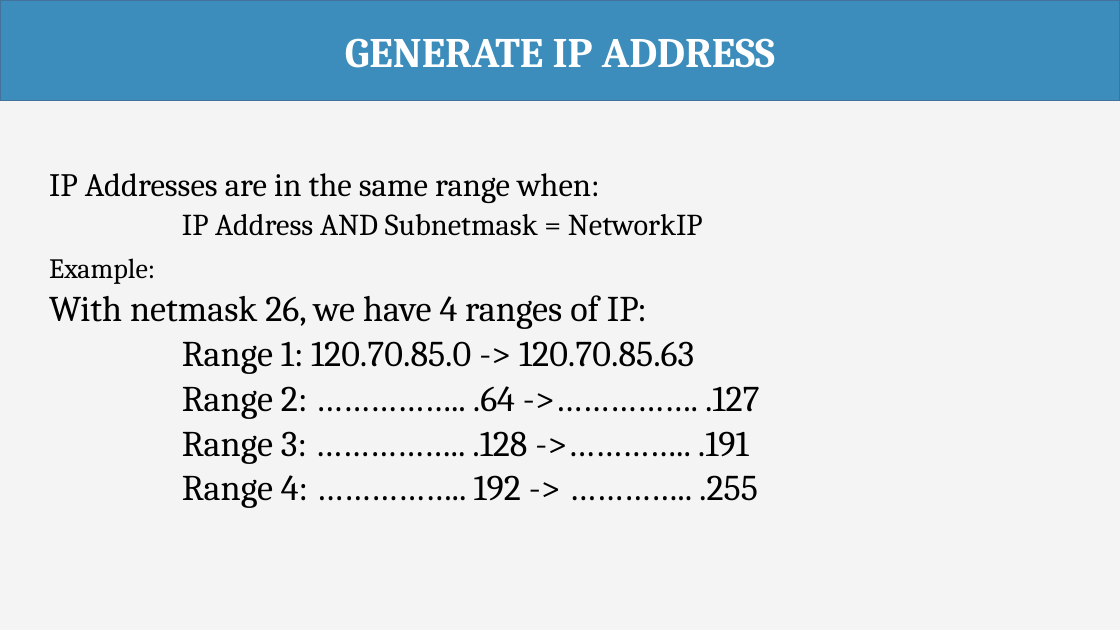
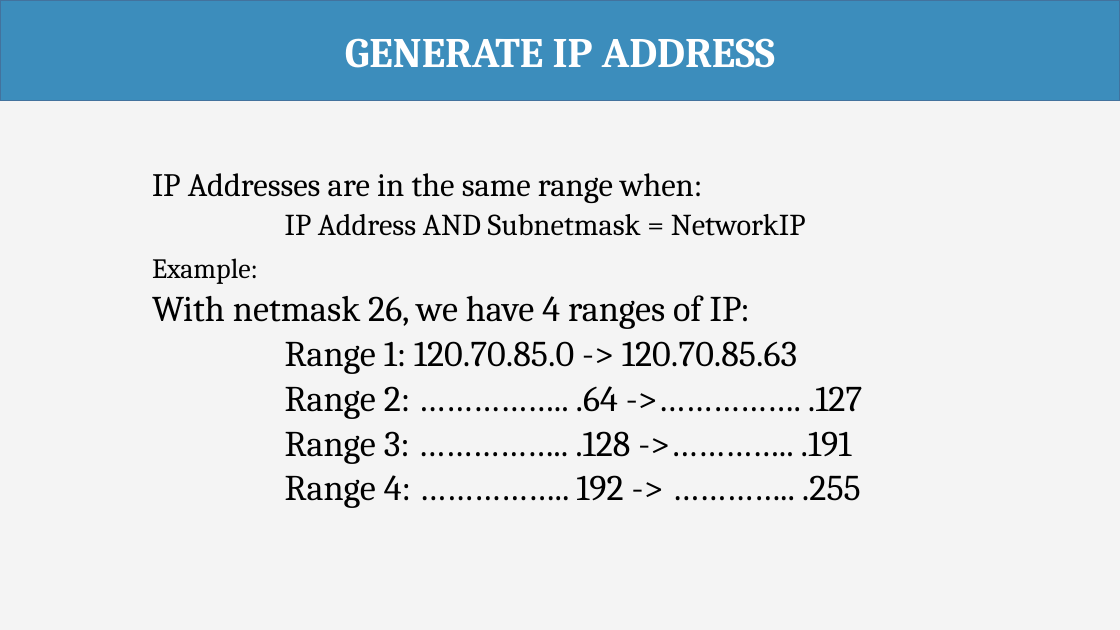
Before and after one commit to haltt051093/IMS-datacenter, a slide deck: slide 77 of Document/Presentation/IMS_20160413_Presentation.pptx (slide 76 before the commit). Drawn at 1120x630 pixels with LibreOffice and Linux fonts; fonts in the diff are those of the drawing. Boxes give left, top, right and bottom in pixels: in the first picture for what was removed or moved away, otherwise in the second. Text is boxed around its words. In the diff, an @@ line names an element or a change of style, - is before the commit and + after.

```diff
--- a/Document/Presentation/IMS_20160413_Presentation.pptx
+++ b/Document/Presentation/IMS_20160413_Presentation.pptx
@@ text "IP Addresses are in the ...": place and size @@
-text "IP Addresses are in the ..." at [49,173,760,508]
+text "IP Addresses are in the ..." at [152,173,863,508]
```
Also in this commit, not shown: 1 other slide changed, 1 slide added.
